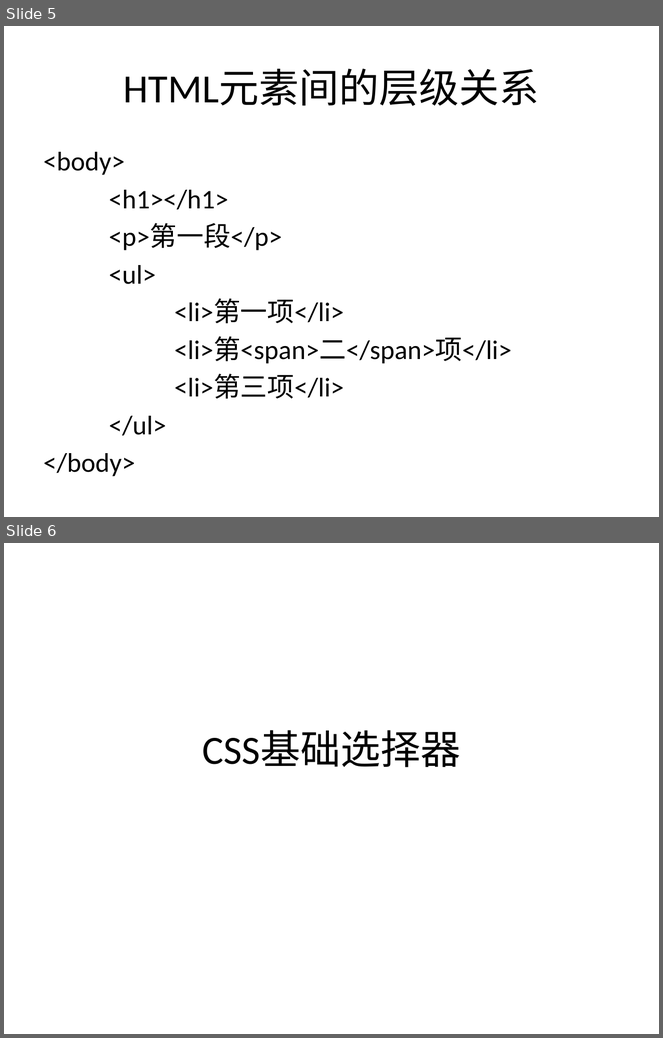
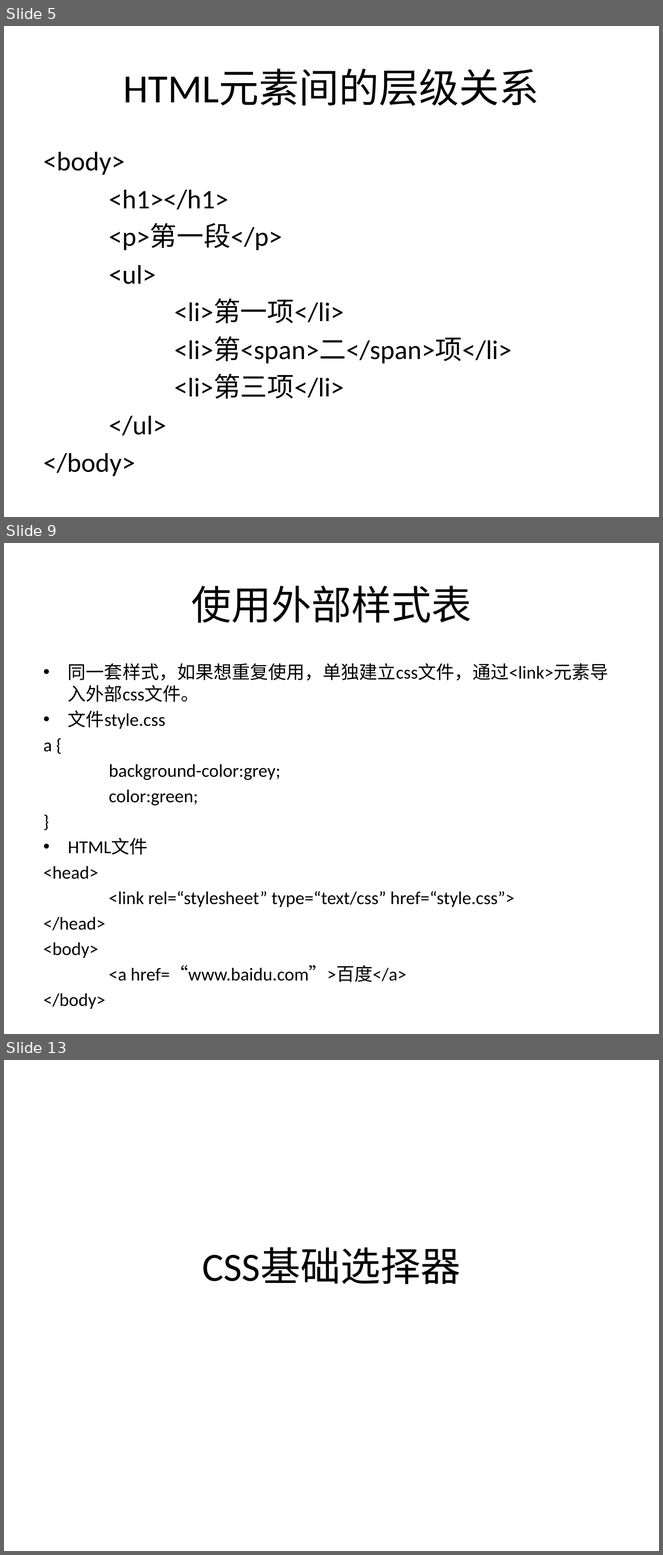
Before and after one commit to sans123wx/class, a slide deck: 网页设计与制作/课件/4/css选择器.pptx. Shown one above the other, each under a label of ours: slides 5 and 6 before the commit, slides 5, 9 and 13 after it; the slides between them are not shown. The pictures are 663x1038 and 663x1555 pixels, drawn with LibreOffice and Linux fonts; fonts in the diff are those of the drawing. Boxes give left, top, right and bottom in pixels: in the first picture for what was removed or moved away, otherwise in the second. Text is boxed around its words. In the diff, an @@ line names an element or a change of style, - is before the commit and + after.

```diff
--- a/网页设计与制作/课件/4/css选择器.pptx
+++ b/网页设计与制作/课件/4/css选择器.pptx
@@ slide 9 added at (4,543,659,1034), background #FFFFFF @@
@@ title added at (191,586,471,623), 44 pt, text #000000 @@
+使用外部样式表
@@ text added at (44,663,608,982), 20 pt, text #000000 @@
+• 同一套样式，如果想重复使用，单独建立css文件，通过<link>元素导入外部css文件。
+• 文件style.css
+a {
+background-color:grey;
+color:green;
+}
+• HTML文件
+<head>
+<link rel=“stylesheet” type=“text/css” href=“style.css”>
+</head>
+<body>
+<a href=“www.baidu.com”>百度</a>
+</body>
@@ what was slide 6 is now slide 13 @@
```
Also in this commit, not shown: 6 other slides added, 4 other files.
